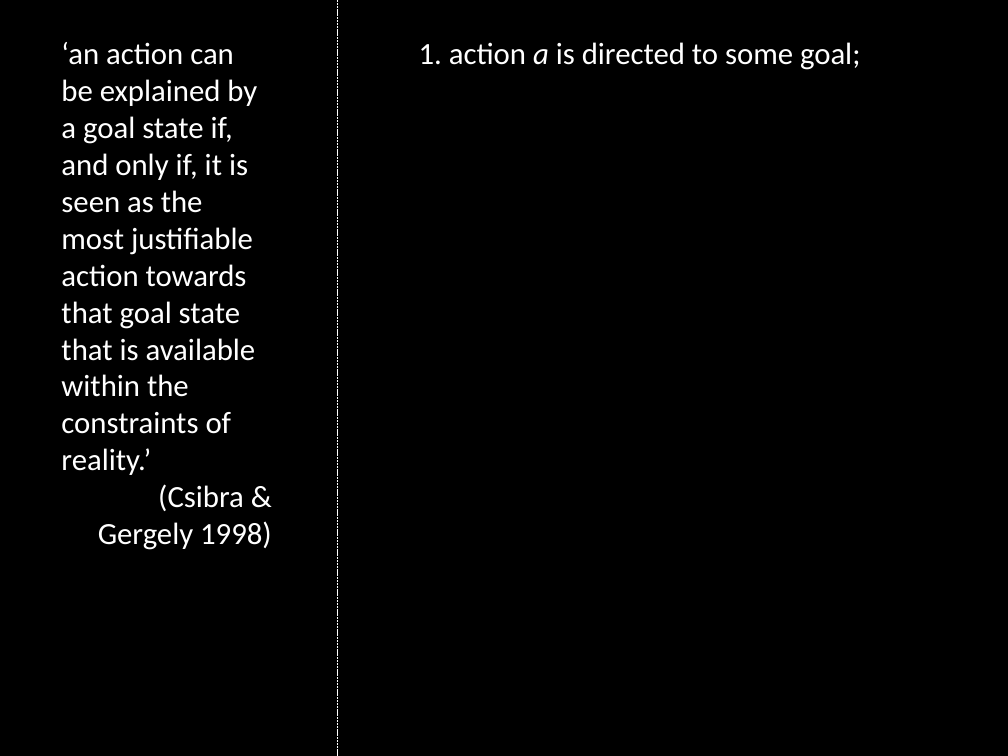
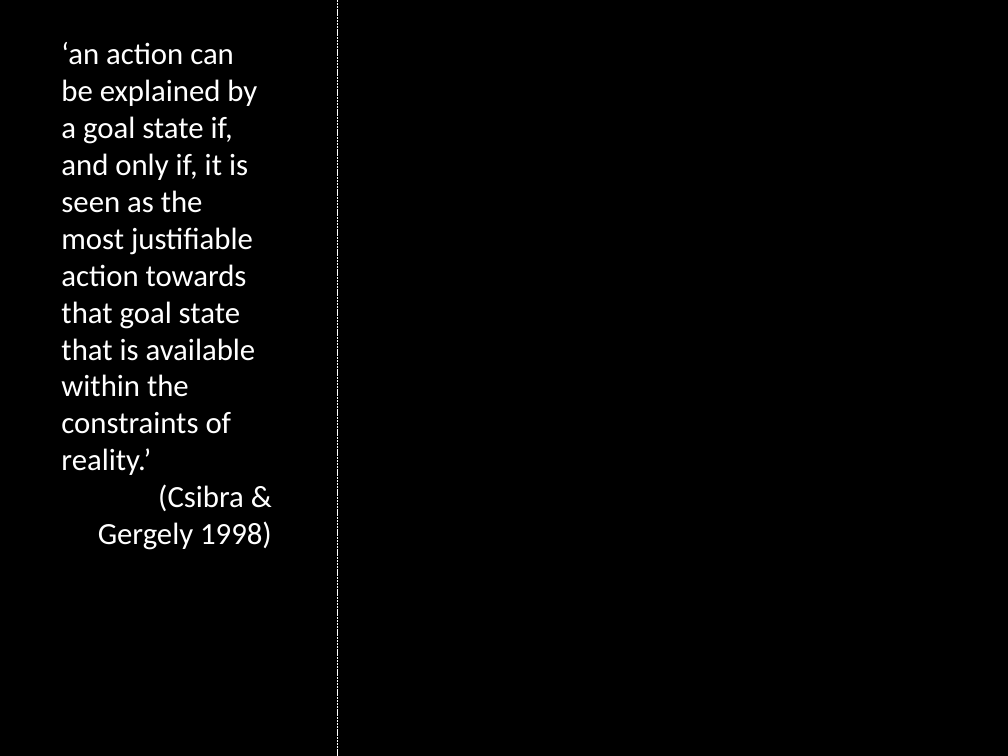
Before and after one commit to butterfill/writing, a slide deck: slide 15 of joint action and knowing others minds/conf budapest ceu talk cognitive 2012-09/interacting mindreaders.ppt.pptx. Drawn at 1008x756 pixels with LibreOffice and Linux fonts; fonts in the diff are those of the drawing. Boxes give left, top, right and bottom in pixels: in the first picture for what was removed or moved away, otherwise in the second. Text is boxed around its words. In the diff, an @@ line names an element or a change of style, - is before the commit and + after.

Commit message:
ceu talk

```diff
--- a/joint action and knowing others minds/conf budapest ceu talk cognitive 2012-09/interacting mindreaders.ppt.pptx
+++ b/joint action and knowing others minds/conf budapest ceu talk cognitive 2012-09/interacting mindreaders.ppt.pptx
@@ rectangle added at (401, 13, 965, 648), fill #000000, outline #000000 0.75 pt @@
@@ text removed at (419, 42, 860, 70) @@
-1. action a is directed to some goal;
```
Also in this commit, not shown: 8 other slides changed, 5 slides added, 3 other files.
